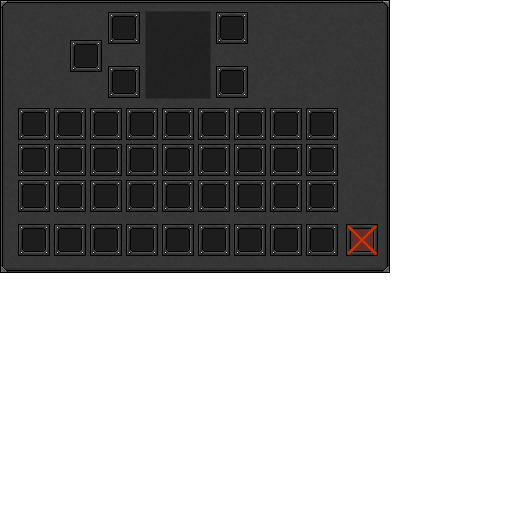
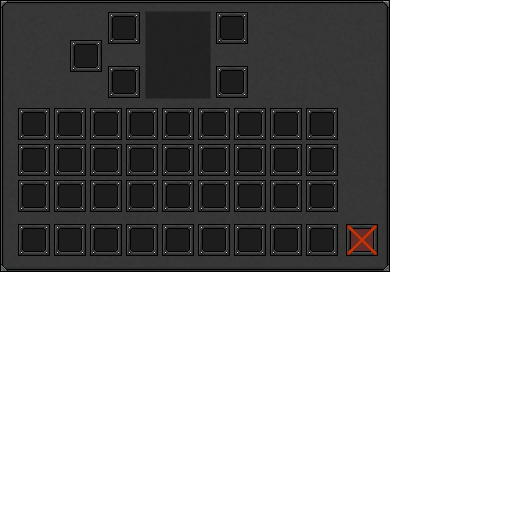
Layers edited between the first and the second 512×512 image:
painted on "Outline" over [0, 264, 390, 273]
painted on "BG" (2nd of 2, in "Creative Inv" › "BG") over [0, 272, 390, 273]
